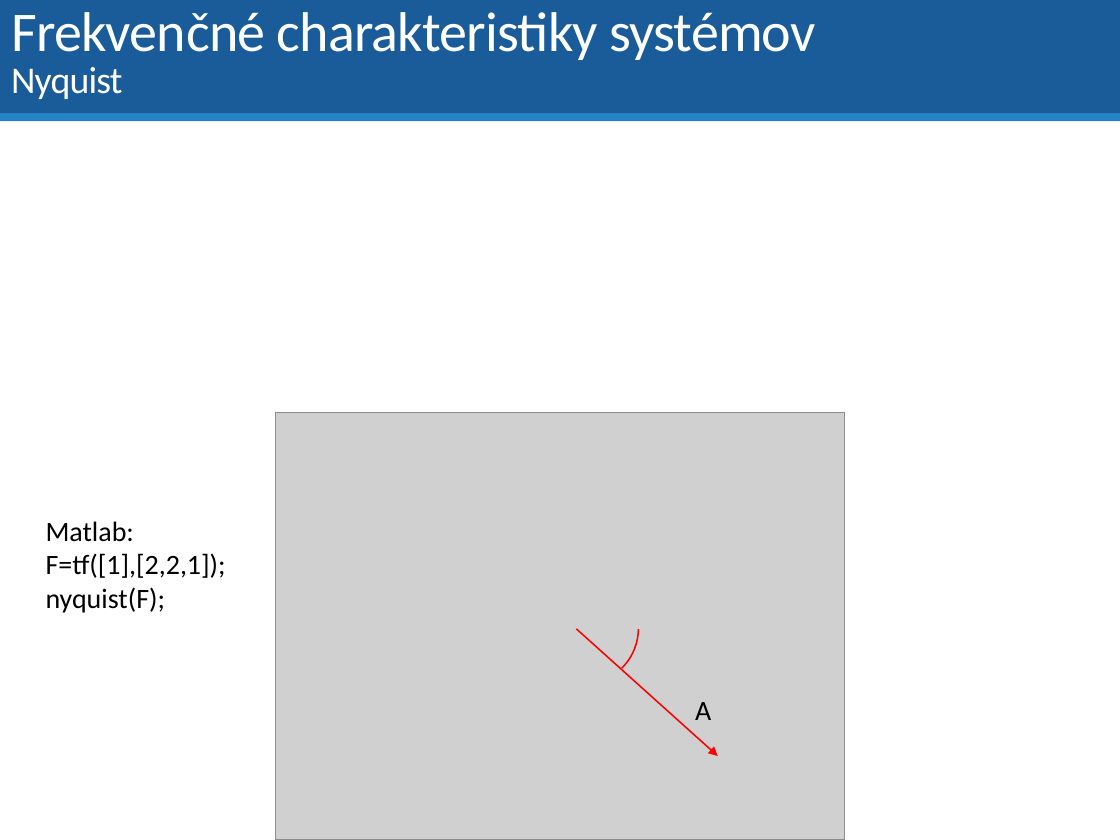
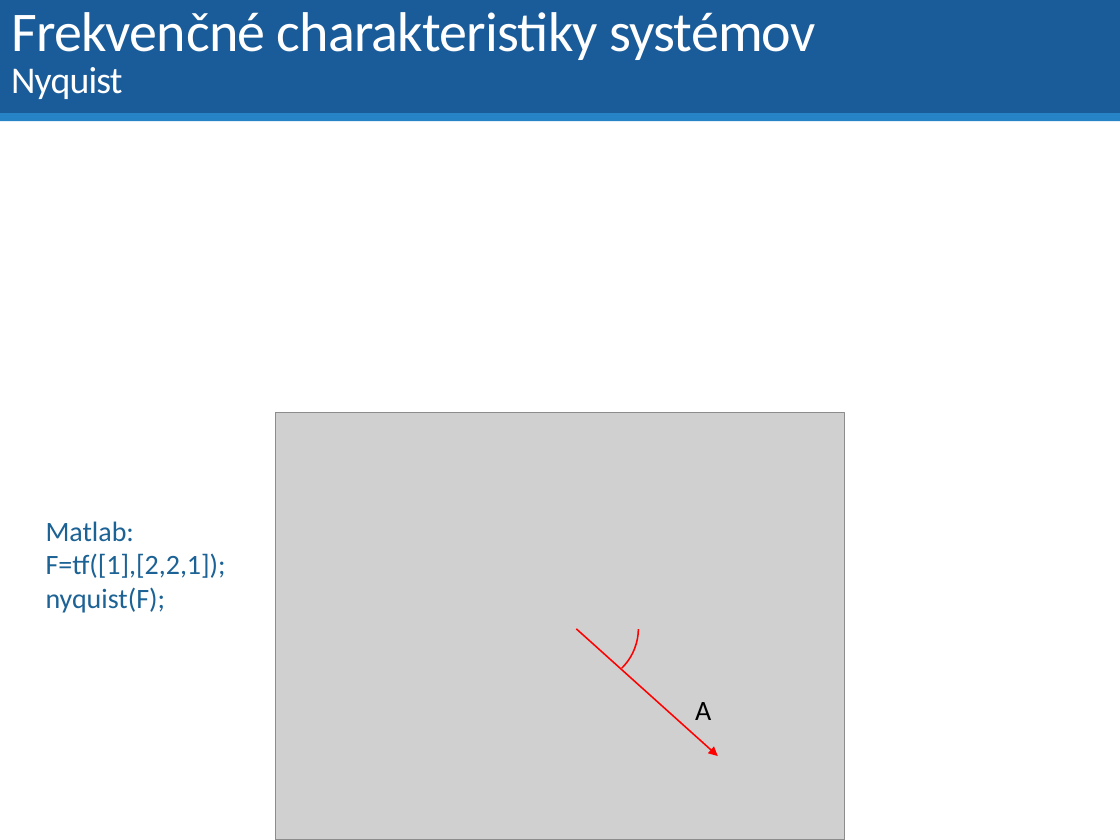
Before and after one commit to dodekm/TeamProjektKybernetika, a slide deck: slide 33 of Nove prednasky/P4 Vlastnosti prenosovych funkcii.pptx (slide 15 before the commit). Drawn at 1120x840 pixels with LibreOffice and Linux fonts; fonts in the diff are those of the drawing; grey boxes stand for pictures. Boxes give left, top, right and bottom in pixels: in the first picture for what was removed or moved away, otherwise in the second. Text is boxed around its words. In the diff, an @@ line names an element or a change of style, - is before the commit and + after.

```diff
--- a/Nove prednasky/P4 Vlastnosti prenosovych funkcii.pptx
+++ b/Nove prednasky/P4 Vlastnosti prenosovych funkcii.pptx
@@ text "Matlab:" at (46,521,226,613): text colour #000000 to #1D6294 @@
```
Also in this commit, not shown: 17 other slides changed.
